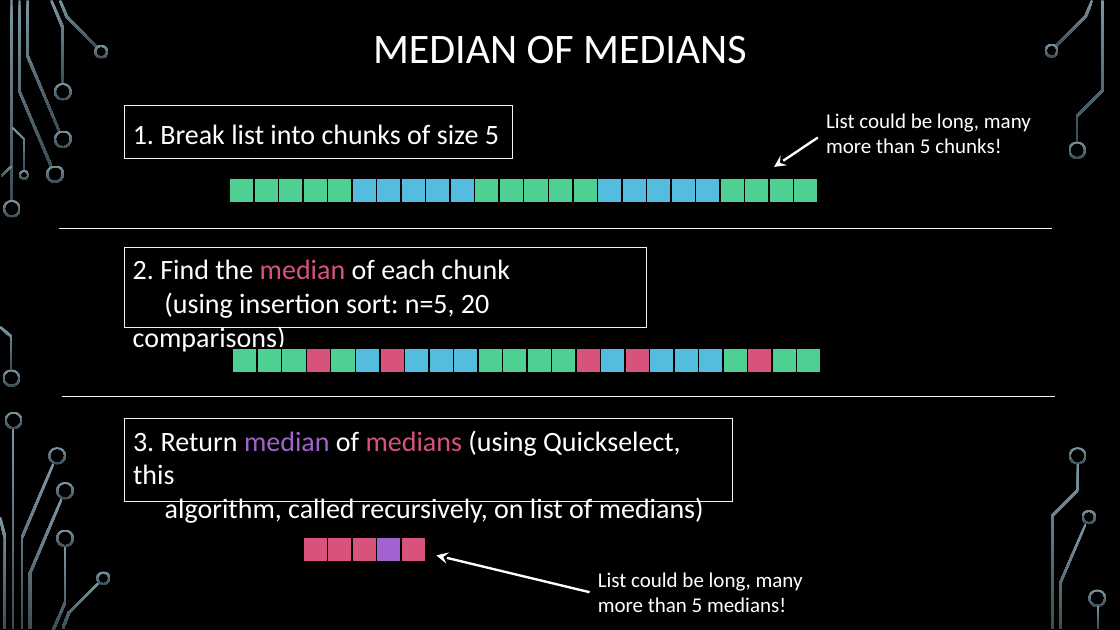
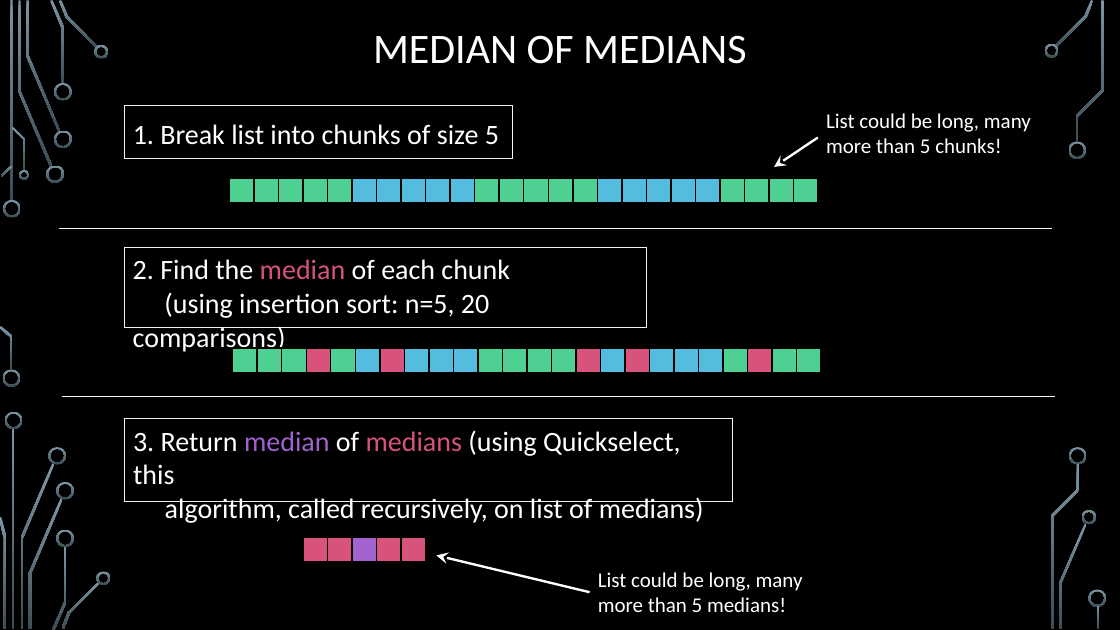
Before and after one commit to markfloryan/dsa2, a slide deck: slide 19 of slides/03-5-Quickselect.pptx. Drawn at 1120x630 pixels with LibreOffice and Linux fonts; fonts in the diff are those of the drawing; background and template pictures are left out. Boxes give left, top, right and bottom in pixels: in the first picture for what was removed or moved away, otherwise in the second. Text is boxed around its words. In the diff, an @@ line names an element or a change of style, - is before the commit and + after.

```diff
--- a/slides/03-5-Quickselect.pptx
+++ b/slides/03-5-Quickselect.pptx
@@ rectangle at (352, 537, 376, 561): fill #D7537B to #A262D0 @@
@@ rectangle at (376, 537, 401, 561): fill #A262D0 to #D7537B @@
```
Also in this commit, not shown: 2 other slides changed, 1 other file.
